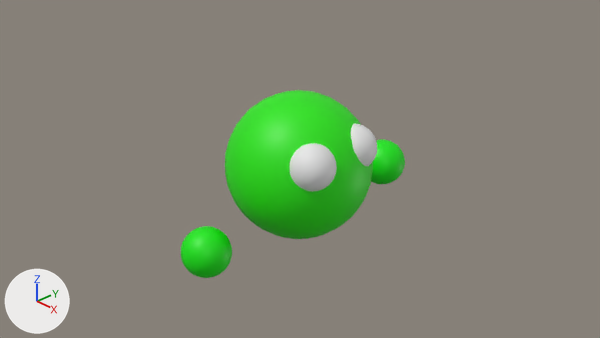
One commit to the Blender file 3dgame_shooter/animation.blend: the scene before it, then after it.
Before and after are seen from the file's camera 'Camera'. Lighting does not change. The marker at lower left points along +X, +Y and +Z.
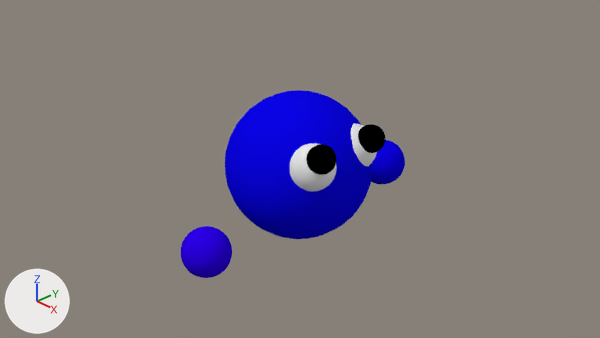
Edits to the bpy script that builds the scene:
```text
Change mat_material_001:
    mat_material_001: principled_material('Material.001') -> diffuse_material('Material.001')
    mat_material_001.base_color: (0.0172, 0.801, 0.0) -> (0.00306, 0.0011, 0.8)  # green #23e700 -> blue #0a04e7
Change mat_material_002:
    mat_material_002: principled_material('Material.002') -> diffuse_material('Material.002')
    mat_material_002.base_color: (0.00217, 0.8, 0.0) -> (0.0249, 0.0, 0.8)  # green #07e700 -> blue #2c00e7
Change mat_material_003:
    mat_material_003: principled_material('Material.003') -> diffuse_material('Material.003')
    mat_material_003.base_color: (0.000298, 0.8, 0.0) -> (0.00411, 0.0, 0.8)  # green #01e700 -> blue #0d00e7
Add mat_material_005:
    mat_material_005 = diffuse_material('Material.005')
    mat_material_005.base_color = (0.0, 0.0, 0.0)  # black #000000
Add mat_material_004:
    mat_material_004 = diffuse_material('Material.004')
    mat_material_004.base_color = (0.0, 0.0, 0.0)  # black #000000
Add me_sphere_006:
    me_sphere_006.from_pydata(...)  # a UV sphere (32 segments, 16 rings, poles along z) spanning x -1.0..1.0, y -1.0..1.0, z -1.0..1.0
    me_sphere_006.polygons.foreach_set('use_smooth', [True] * 512)
    me_sphere_006.materials.append(mat_material_005)  # black #000000
Add me_sphere_005:
    me_sphere_005.from_pydata(...)  # a UV sphere (32 segments, 16 rings, poles along z) spanning x -1.0..1.0, y -1.0..1.0, z -1.0..1.0
    me_sphere_005.polygons.foreach_set('use_smooth', [True] * 512)
    me_sphere_005.materials.append(mat_material_004)  # black #000000
Add ob_sphere_006:
    ob_sphere_006 = bpy.data.objects.new('Sphere.006', me_sphere_006)
    ob_sphere_006.location = (0.903, 0.408, 0.554)
    ob_sphere_006.scale = (0.184, 0.184, 0.184)
Add ob_sphere_005:
    ob_sphere_005 = bpy.data.objects.new('Sphere.005', me_sphere_005)
    ob_sphere_005.location = (0.903, -0.482, 0.554)
    ob_sphere_005.scale = (0.184, 0.184, 0.184)
```

Boxes [x1, y1, x2, y2] around the edits, measured in the pictures (600 x 338 px):
'Sphere', recoloured (green to blue)
    both: [225, 90, 373, 239]
'Sphere.001', recoloured (green to blue)
    both: [181, 226, 232, 278]
'Sphere.002', recoloured (green to blue)
    both: [371, 139, 405, 184]
'Sphere.005', added (black)
    after: [306, 144, 337, 175]
'Sphere.006', added (black)
    after: [358, 124, 385, 153]
